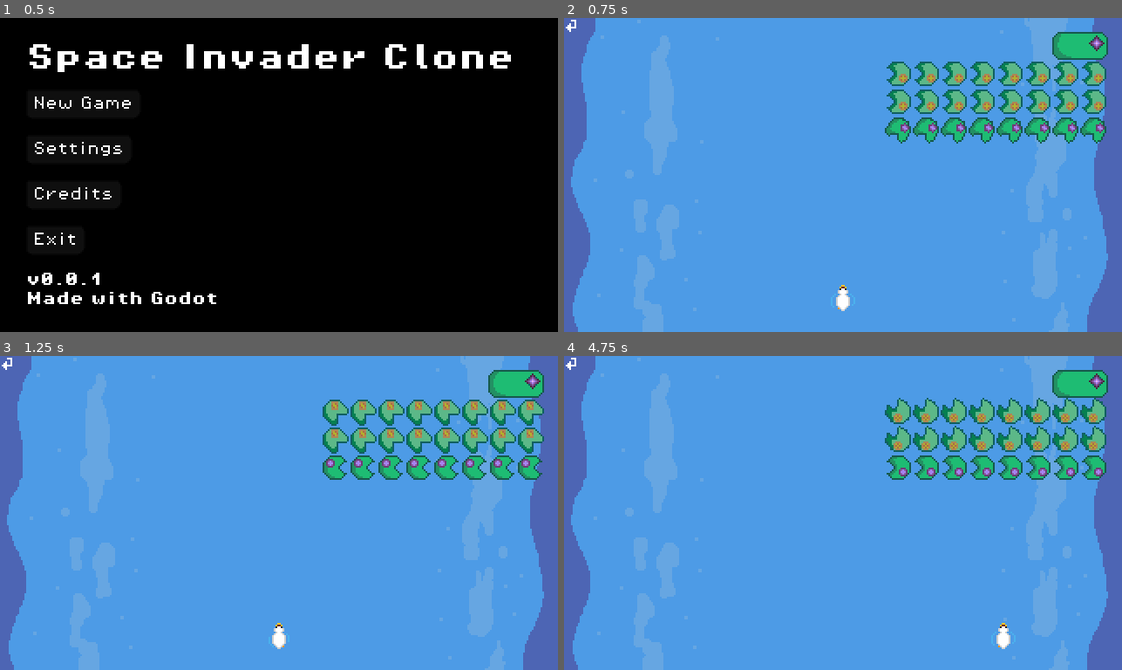
Above: before the commit, frames 1-4 (two rows, left to right).
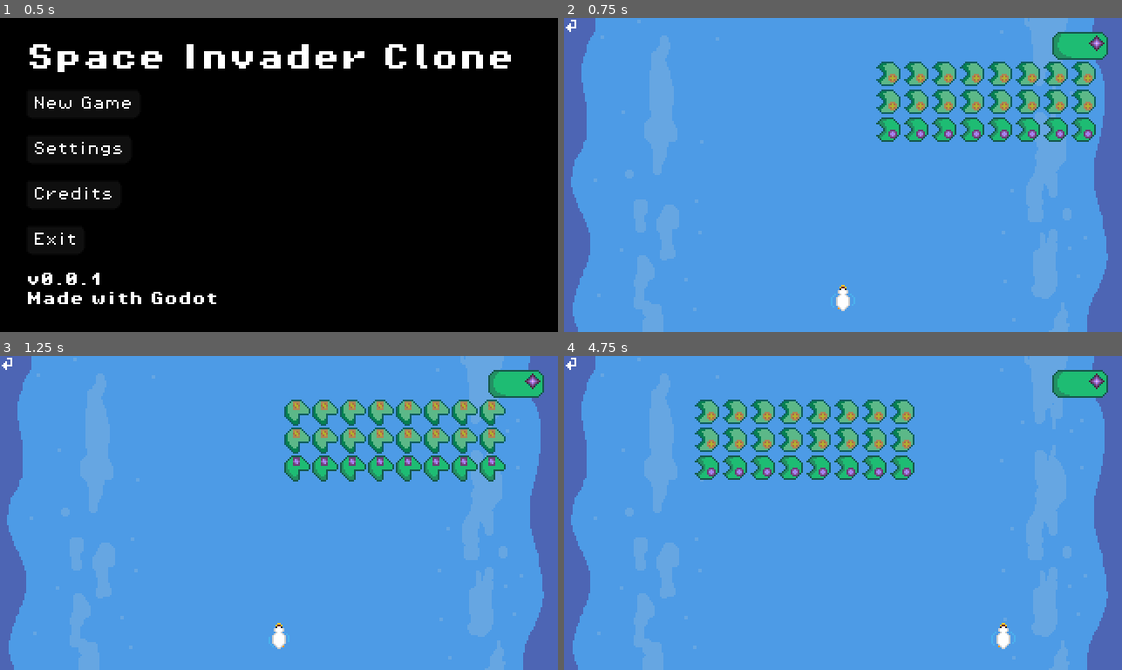
Above: after the commit, the same moments.

Repository: Modailun/space-invader-clone
Game: Godot game, scene res://scenes/ui/main_menu.tscn
The game is run twice, just before and just after one commit, with the same random seed, the same clock (stepped at 60 frames per second) and the same inputs.
Inputs:
- Up to frame 1 (0.5 s): no input
- Up to frame 2 (0.75 s): click "New Game" at 0.5 s
- Up to frame 3 (1.25 s): no input
- Up to frame 4 (4.75 s): click "New Game" at 1.25 s; hold D (move_right) 2.03-2.78 s; hold A (move_left) 2.78-3.53 s; hold D (move_right) from 3.53 s (still down)

Frame 1 is identical in both runs. In frame 2, 8.3% of the frame differs, in the area x 55-98%, y 13-40%; in frame 3, 8.5%; in frame 4, 11%, in the area x 23-98%, y 13-40%.

Commit message:
Fixed level 1 enemies formation and movements

Diff:
--- a/scenes/enemies/orange_ship.tscn
+++ b/scenes/enemies/orange_ship.tscn
@@ -1,46 +1,46 @@
 [gd_scene load_steps=13 format=3 uid="uid://us8xdtjer7s0"]
 
 [ext_resource type="Script" uid="uid://dx60uk22jkb03" path="res://scripts/enemies/orange_ship.gd" id="1_ikwyy"]
-[ext_resource type="Texture2D" uid="uid://bmx6l2m2gikbr" path="res://assets/sprites/nenuph orange.png" id="1_uqtfv"]
+[ext_resource type="Texture2D" uid="uid://27avv3vpyp2y" path="res://assets/sprites/nenuph orange fixed.png" id="2_ikwyy"]
 
-[sub_resource type="AtlasTexture" id="AtlasTexture_ikwyy"]
-atlas = ExtResource("1_uqtfv")
+[sub_resource type="CircleShape2D" id="CircleShape2D_th78a"]
+radius = 8.0
+
+[sub_resource type="AtlasTexture" id="AtlasTexture_ic7ok"]
+atlas = ExtResource("2_ikwyy")
 region = Rect2(0, 0, 256, 256)
 
-[sub_resource type="AtlasTexture" id="AtlasTexture_ic7ok"]
-atlas = ExtResource("1_uqtfv")
+[sub_resource type="AtlasTexture" id="AtlasTexture_okobt"]
+atlas = ExtResource("2_ikwyy")
 region = Rect2(256, 0, 256, 256)
 
-[sub_resource type="AtlasTexture" id="AtlasTexture_okobt"]
-atlas = ExtResource("1_uqtfv")
+[sub_resource type="AtlasTexture" id="AtlasTexture_ecqti"]
+atlas = ExtResource("2_ikwyy")
 region = Rect2(512, 0, 256, 256)
 
-[sub_resource type="AtlasTexture" id="AtlasTexture_ecqti"]
-atlas = ExtResource("1_uqtfv")
+[sub_resource type="AtlasTexture" id="AtlasTexture_jlkdk"]
+atlas = ExtResource("2_ikwyy")
 region = Rect2(768, 0, 256, 256)
 
-[sub_resource type="AtlasTexture" id="AtlasTexture_jlkdk"]
-atlas = ExtResource("1_uqtfv")
+[sub_resource type="AtlasTexture" id="AtlasTexture_6wxrq"]
+atlas = ExtResource("2_ikwyy")
 region = Rect2(0, 256, 256, 256)
 
-[sub_resource type="AtlasTexture" id="AtlasTexture_6wxrq"]
-atlas = ExtResource("1_uqtfv")
+[sub_resource type="AtlasTexture" id="AtlasTexture_fwsuv"]
+atlas = ExtResource("2_ikwyy")
 region = Rect2(256, 256, 256, 256)
 
-[sub_resource type="AtlasTexture" id="AtlasTexture_fwsuv"]
-atlas = ExtResource("1_uqtfv")
+[sub_resource type="AtlasTexture" id="AtlasTexture_rfdg0"]
+atlas = ExtResource("2_ikwyy")
 region = Rect2(512, 256, 256, 256)
 
-[sub_resource type="AtlasTexture" id="AtlasTexture_rfdg0"]
-atlas = ExtResource("1_uqtfv")
+[sub_resource type="AtlasTexture" id="AtlasTexture_klbbq"]
+atlas = ExtResource("2_ikwyy")
 region = Rect2(768, 256, 256, 256)
 
 [sub_resource type="SpriteFrames" id="SpriteFrames_klbbq"]
 animations = [{
 "frames": [{
-"duration": 1.0,
-"texture": SubResource("AtlasTexture_ikwyy")
-}, {
 "duration": 1.0,
 "texture": SubResource("AtlasTexture_ic7ok")
 }, {
@@ -61,23 +61,23 @@
 }, {
 "duration": 1.0,
 "texture": SubResource("AtlasTexture_rfdg0")
+}, {
+"duration": 1.0,
+"texture": SubResource("AtlasTexture_klbbq")
 }],
 "loop": true,
 "name": &"default",
 "speed": 10.0
 }]
 
-[sub_resource type="CircleShape2D" id="CircleShape2D_th78a"]
-radius = 8.0
-
 [node name="OrangeShip" type="CharacterBody2D"]
 script = ExtResource("1_ikwyy")
+
+[node name="CollisionShape2D" type="CollisionShape2D" parent="."]
+shape = SubResource("CircleShape2D_th78a")
 
 [node name="AnimatedSprite2D" type="AnimatedSprite2D" parent="."]
 scale = Vector2(0.063, 0.063)
 sprite_frames = SubResource("SpriteFrames_klbbq")
 autoplay = "default"
-frame_progress = 0.9885628
-
-[node name="CollisionShape2D" type="CollisionShape2D" parent="."]
-shape = SubResource("CircleShape2D_th78a")
+frame_progress = 0.18097219
--- a/scenes/enemies/violet_ship.tscn
+++ b/scenes/enemies/violet_ship.tscn
@@ -1,83 +1,84 @@
 [gd_scene load_steps=13 format=3 uid="uid://dtnpung6nqo15"]
 
-[ext_resource type="Texture2D" uid="uid://dv7g5wc4n8kdv" path="res://assets/sprites/nenuph violet.png" id="1_vo8jk"]
 [ext_resource type="Script" uid="uid://bykvecssltt5y" path="res://scripts/enemies/violet_ship.gd" id="1_xynk3"]
+[ext_resource type="Texture2D" uid="uid://boretko81afhj" path="res://assets/sprites/nenuph violet fixed.png" id="2_xynk3"]
 
-[sub_resource type="AtlasTexture" id="AtlasTexture_ouykr"]
-atlas = ExtResource("1_vo8jk")
+[sub_resource type="CircleShape2D" id="CircleShape2D_s3gyh"]
+radius = 8.0
+
+[sub_resource type="AtlasTexture" id="AtlasTexture_p1otc"]
+atlas = ExtResource("2_xynk3")
 region = Rect2(0, 0, 256, 256)
 
-[sub_resource type="AtlasTexture" id="AtlasTexture_hj88u"]
-atlas = ExtResource("1_vo8jk")
+[sub_resource type="AtlasTexture" id="AtlasTexture_f5opr"]
+atlas = ExtResource("2_xynk3")
 region = Rect2(256, 0, 256, 256)
 
-[sub_resource type="AtlasTexture" id="AtlasTexture_8ngr4"]
-atlas = ExtResource("1_vo8jk")
+[sub_resource type="AtlasTexture" id="AtlasTexture_or58s"]
+atlas = ExtResource("2_xynk3")
 region = Rect2(512, 0, 256, 256)
 
-[sub_resource type="AtlasTexture" id="AtlasTexture_txbo3"]
-atlas = ExtResource("1_vo8jk")
+[sub_resource type="AtlasTexture" id="AtlasTexture_bbojg"]
+atlas = ExtResource("2_xynk3")
 region = Rect2(768, 0, 256, 256)
 
-[sub_resource type="AtlasTexture" id="AtlasTexture_6dd3p"]
-atlas = ExtResource("1_vo8jk")
+[sub_resource type="AtlasTexture" id="AtlasTexture_nxucd"]
+atlas = ExtResource("2_xynk3")
 region = Rect2(0, 256, 256, 256)
 
-[sub_resource type="AtlasTexture" id="AtlasTexture_kcw4p"]
-atlas = ExtResource("1_vo8jk")
+[sub_resource type="AtlasTexture" id="AtlasTexture_w3fr5"]
+atlas = ExtResource("2_xynk3")
 region = Rect2(256, 256, 256, 256)
 
-[sub_resource type="AtlasTexture" id="AtlasTexture_wbqnc"]
-atlas = ExtResource("1_vo8jk")
+[sub_resource type="AtlasTexture" id="AtlasTexture_s2n1t"]
+atlas = ExtResource("2_xynk3")
 region = Rect2(512, 256, 256, 256)
 
-[sub_resource type="AtlasTexture" id="AtlasTexture_35cci"]
-atlas = ExtResource("1_vo8jk")
+[sub_resource type="AtlasTexture" id="AtlasTexture_mvwcl"]
+atlas = ExtResource("2_xynk3")
 region = Rect2(768, 256, 256, 256)
 
 [sub_resource type="SpriteFrames" id="SpriteFrames_til0e"]
 animations = [{
 "frames": [{
 "duration": 1.0,
-"texture": SubResource("AtlasTexture_ouykr")
+"texture": SubResource("AtlasTexture_p1otc")
 }, {
 "duration": 1.0,
-"texture": SubResource("AtlasTexture_hj88u")
+"texture": SubResource("AtlasTexture_f5opr")
 }, {
 "duration": 1.0,
-"texture": SubResource("AtlasTexture_8ngr4")
+"texture": SubResource("AtlasTexture_or58s")
 }, {
 "duration": 1.0,
-"texture": SubResource("AtlasTexture_txbo3")
+"texture": SubResource("AtlasTexture_bbojg")
 }, {
 "duration": 1.0,
-"texture": SubResource("AtlasTexture_6dd3p")
+"texture": SubResource("AtlasTexture_nxucd")
 }, {
 "duration": 1.0,
-"texture": SubResource("AtlasTexture_kcw4p")
+"texture": SubResource("AtlasTexture_w3fr5")
 }, {
 "duration": 1.0,
-"texture": SubResource("AtlasTexture_wbqnc")
+"texture": SubResource("AtlasTexture_s2n1t")
 }, {
 "duration": 1.0,
-"texture": SubResource("AtlasTexture_35cci")
+"texture": SubResource("AtlasTexture_mvwcl")
 }],
 "loop": true,
 "name": &"violet",
 "speed": 10.0
 }]
 
-[sub_resource type="CircleShape2D" id="CircleShape2D_s3gyh"]
-radius = 8.0
-
 [node name="VioletShip" type="CharacterBody2D"]
 script = ExtResource("1_xynk3")
+
+[node name="CollisionShape2D" type="CollisionShape2D" parent="."]
+shape = SubResource("CircleShape2D_s3gyh")
 
 [node name="AnimatedSprite2D" type="AnimatedSprite2D" parent="."]
 scale = Vector2(0.063, 0.063)
 sprite_frames = SubResource("SpriteFrames_til0e")
 animation = &"violet"
 autoplay = "violet"
-
-[node name="CollisionShape2D" type="CollisionShape2D" parent="."]
-shape = SubResource("CircleShape2D_s3gyh")
+frame_progress = 0.6367086
--- a/scenes/levels/formation_level_1.tscn
+++ b/scenes/levels/formation_level_1.tscn
@@ -1,9 +1,11 @@
-[gd_scene load_steps=3 format=3 uid="uid://0306l0gb6wby"]
+[gd_scene load_steps=4 format=3 uid="uid://0306l0gb6wby"]
 
+[ext_resource type="Script" uid="uid://c6n7jx225rbvq" path="res://scripts/levels/formation_level_1.gd" id="1_n55if"]
 [ext_resource type="PackedScene" uid="uid://dtnpung6nqo15" path="res://scenes/enemies/violet_ship.tscn" id="1_w5n1k"]
 [ext_resource type="PackedScene" uid="uid://us8xdtjer7s0" path="res://scenes/enemies/orange_ship.tscn" id="2_n55if"]
 
 [node name="FormationLevel1" type="Node2D"]
+script = ExtResource("1_n55if")
 
 [node name="VioletShip" parent="." instance=ExtResource("1_w5n1k")]
 position = Vector2(-56, 16)
--- /dev/null
+++ b/scenes/player/bubble.tscn
@@ -0,0 +1,16 @@
+[gd_scene load_steps=3 format=3 uid="uid://de4e260lge1ad"]
+
+[ext_resource type="Texture2D" uid="uid://byr0ku5omclx5" path="res://assets/sprites/small bubble.png" id="1_xprf3"]
+
+[sub_resource type="CircleShape2D" id="CircleShape2D_ppb5o"]
+radius = 2.0
+
+[node name="Bubble" type="Area2D"]
+
+[node name="Sprite2D" type="Sprite2D" parent="."]
+position = Vector2(-0.03199988, -0.03199988)
+scale = Vector2(0.062750004, 0.062750004)
+texture = ExtResource("1_xprf3")
+
+[node name="CollisionShape2D" type="CollisionShape2D" parent="."]
+shape = SubResource("CircleShape2D_ppb5o")
--- /dev/null
+++ b/scripts/levels/formation_level_1.gd
@@ -0,0 +1,17 @@
+extends Node2D
+
+var direction : int = -1
+@export var speed : int = 32
+var sprite_size : int = 16
+
+func _ready() -> void:
+	pass # Replace with function body.
+
+func _process(delta: float) -> void:
+	position.x += speed * delta * direction
+	if position.x > 320 - 4 * sprite_size:
+		direction *= -1
+		position.y += 4
+	elif position.x < 4 * sprite_size:
+		direction *= -1
+		position.y += 4
Binary file added: assets/sprites/nenuph orange fixed.png
Not shown, added: assets/sprites/nenuph orange fixed.png.import
Binary file added: assets/sprites/nenuph violet fixed.png
Not shown, added: assets/sprites/nenuph violet fixed.png.import
Binary file added: assets/sprites/small bubble.png
Not shown, added: assets/sprites/small bubble.png.import
Not shown, added: scripts/levels/formation_level_1.gd.uid
